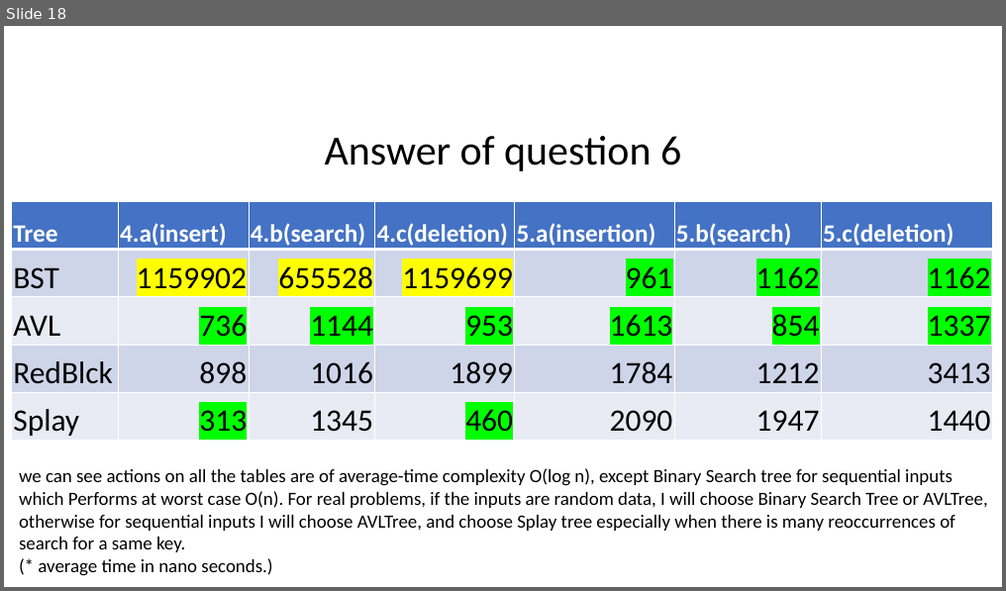
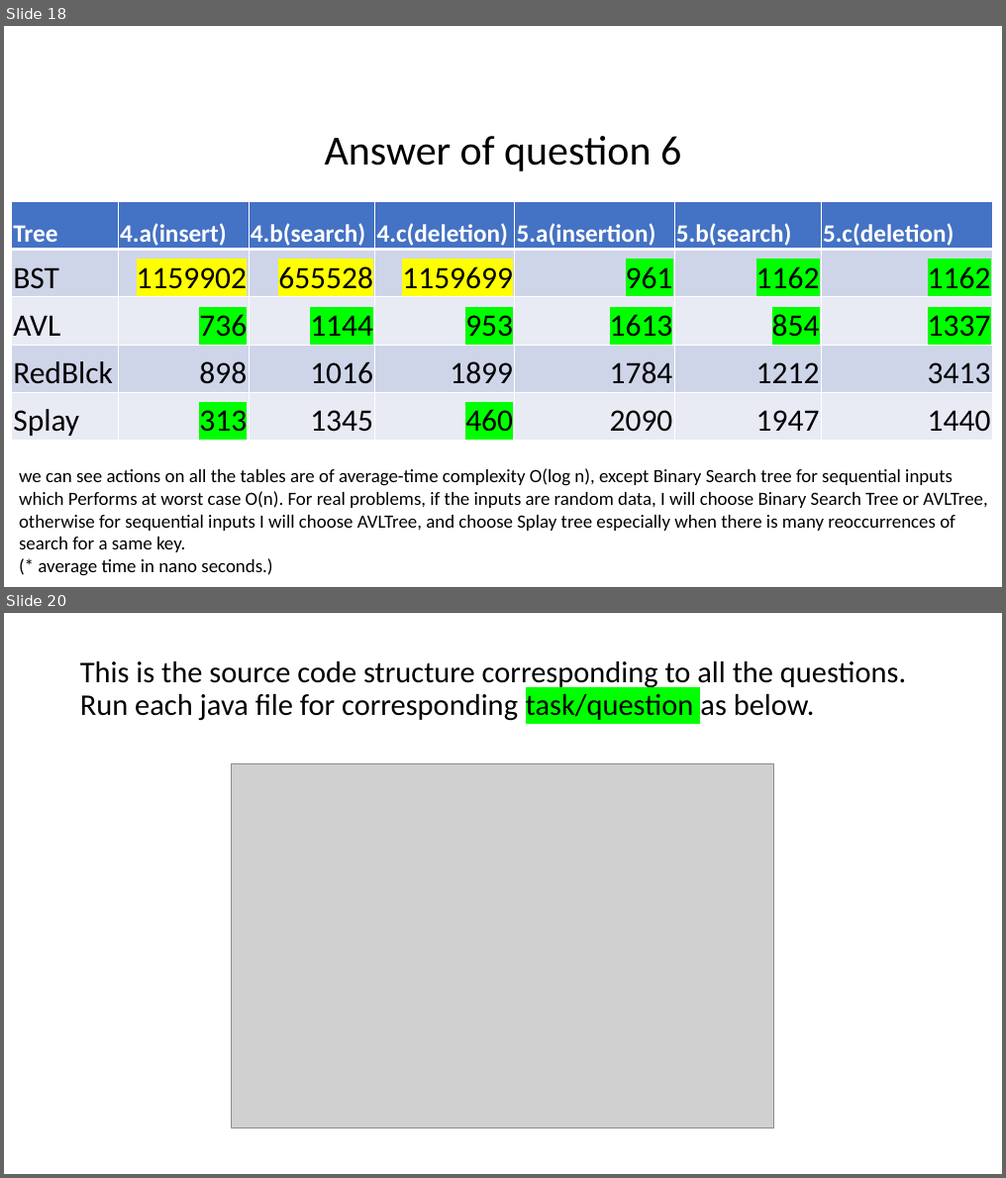
Before and after one commit to fanchuanster/uwinds, a slide deck: docs/8547Saini/assignments/assignment1.pptx. Shown one above the other, each under a label of ours: slide 18 before the commit, slides 18 and 20 after it; the slides between them are not shown. The pictures are 1006x591 and 1006x1178 pixels, drawn with LibreOffice and Linux fonts; fonts in the diff are those of the drawing; grey boxes stand for pictures. Boxes give left, top, right and bottom in pixels: in the first picture for what was removed or moved away, otherwise in the second. Text is boxed around its words. In the diff, an @@ line names an element or a change of style, - is before the commit and + after.

```diff
--- a/docs/8547Saini/assignments/assignment1.pptx
+++ b/docs/8547Saini/assignments/assignment1.pptx
@@ slide 20 added at bbox=[4, 613, 1002, 1174], background #FFFFFF @@
@@ title added at bbox=[80, 662, 906, 721], 29 pt, text #000000 @@
+This is the source code structure corresponding to all the questions.
+Run each java file for corresponding task/question as below.
@@ picture added at bbox=[232, 764, 774, 1129] @@
```
Also in this commit, not shown: 3 slides changed, 2 other slides added, 1 other file.
